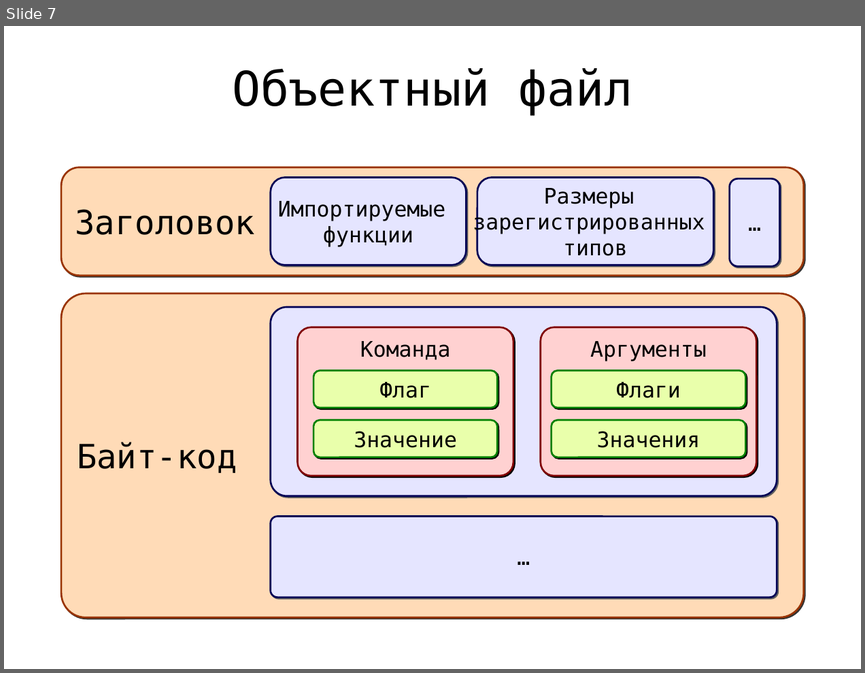
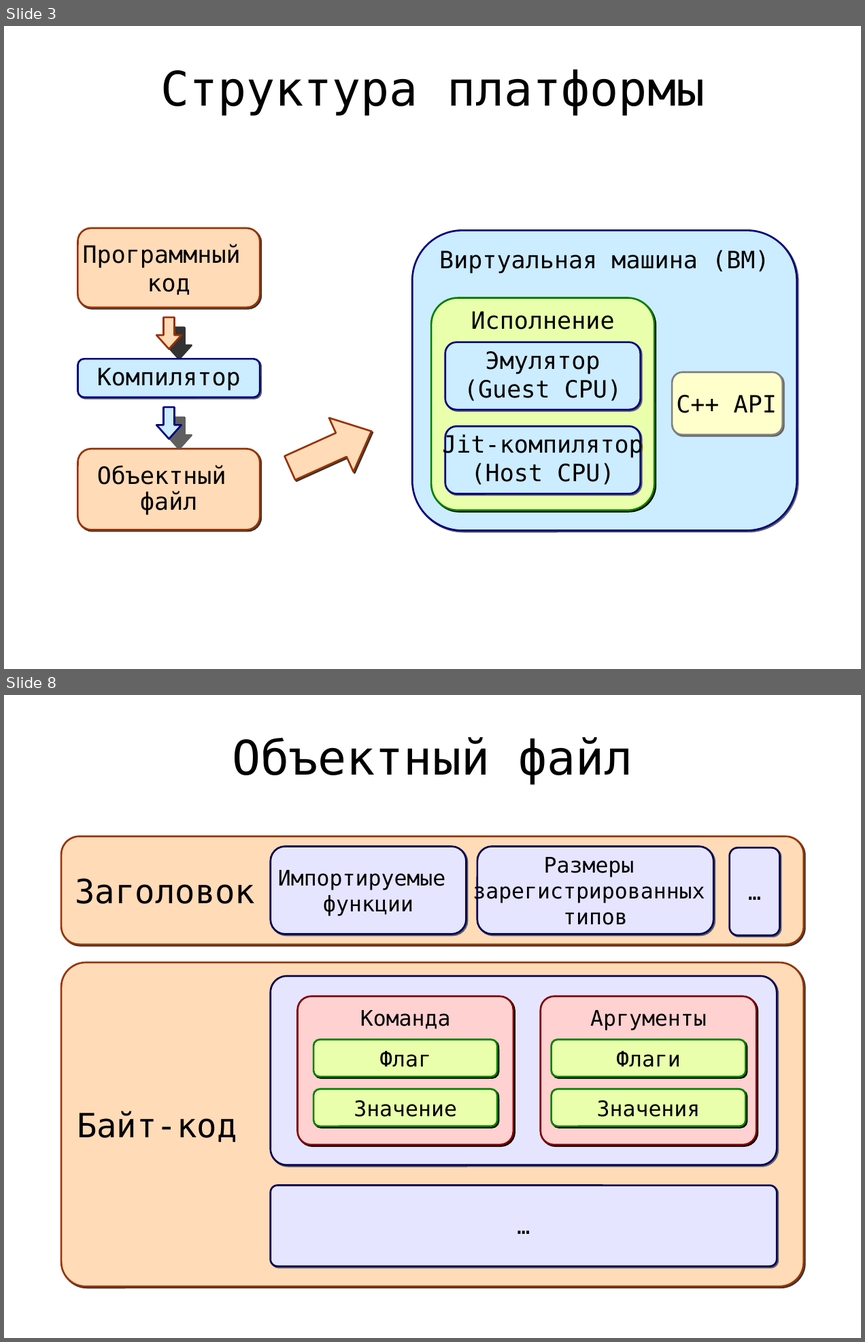
Before and after one commit to rafdp/ScriptCompiler, a slide deck: JIT.ppt. Shown one above the other, each under a label of ours: slide 7 before the commit, slides 3 and 8 after it; the slides between them are not shown. The pictures are 865x673 and 865x1342 pixels, drawn with LibreOffice and Linux fonts; fonts in the diff are those of the drawing. Boxes give left, top, right and bottom in pixels: in the first picture for what was removed or moved away, otherwise in the second. Text is boxed around its words. In the diff, an @@ line names an element or a change of style, - is before the commit and + after.

```diff
--- a/JIT.ppt
+++ b/JIT.ppt
@@ slide 3 added at (4,26,861,669), background #FFFFFF @@
@@ title added at (160,69,704,115), 40 pt, text #000000 @@
+Структура платформы
@@ rounded rectangle added at (77,228,260,308), fill #FFDBB7, outline #993300 1.5 pt, 20 pt, text #000000 @@
+Программный
+код
@@ right arrow added at (156,317,181,349), fill #FFDBB7, outline #993300 1.5 pt @@
@@ rounded rectangle added at (77,359,260,397), fill #CCECFF, outline #000080 1.5 pt, 20 pt, text #000000 @@
+Компилятор
@@ right arrow added at (156,407,181,439), fill #CCECFF, outline #000080 1.5 pt @@
@@ right arrow added at (277,404,383,495), fill #FFDBB7, outline #993300 1.5 pt @@
@@ group added at (412,230,797,530): 5 rounded rectangles @@
+Виртуальная машина (ВМ)
+С++ API
+Исполнение
+Эмулятор
+(Guest CPU)
+Jit-компилятор
+(Host CPU)
@@ rounded rectangle added at (77,448,260,530), fill #FFDBB7, outline #993300 1.5 pt, 20 pt, text #000000 @@
+Объектный
+файл
@@ what was slide 7 is now slide 8 @@
```
Also in this commit, not shown: 9 slides changed, 4 other slides added, 3 slides removed.
